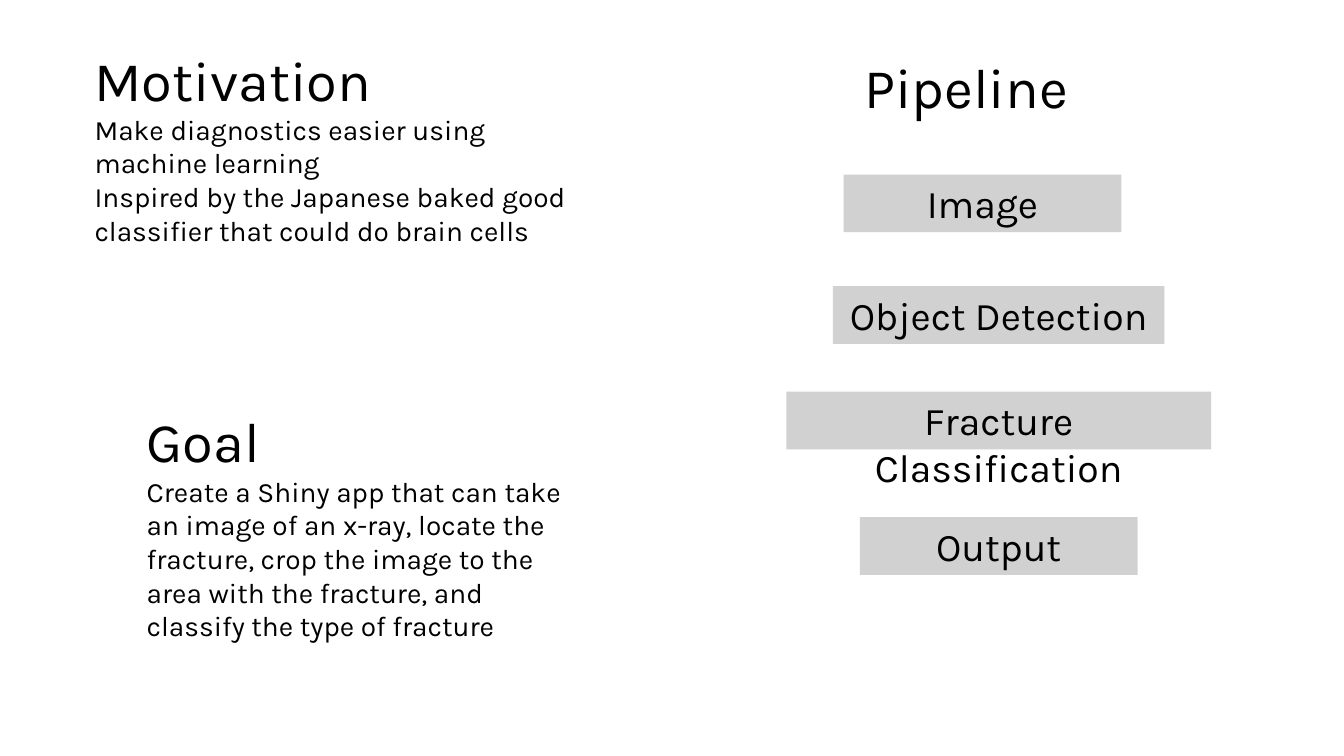
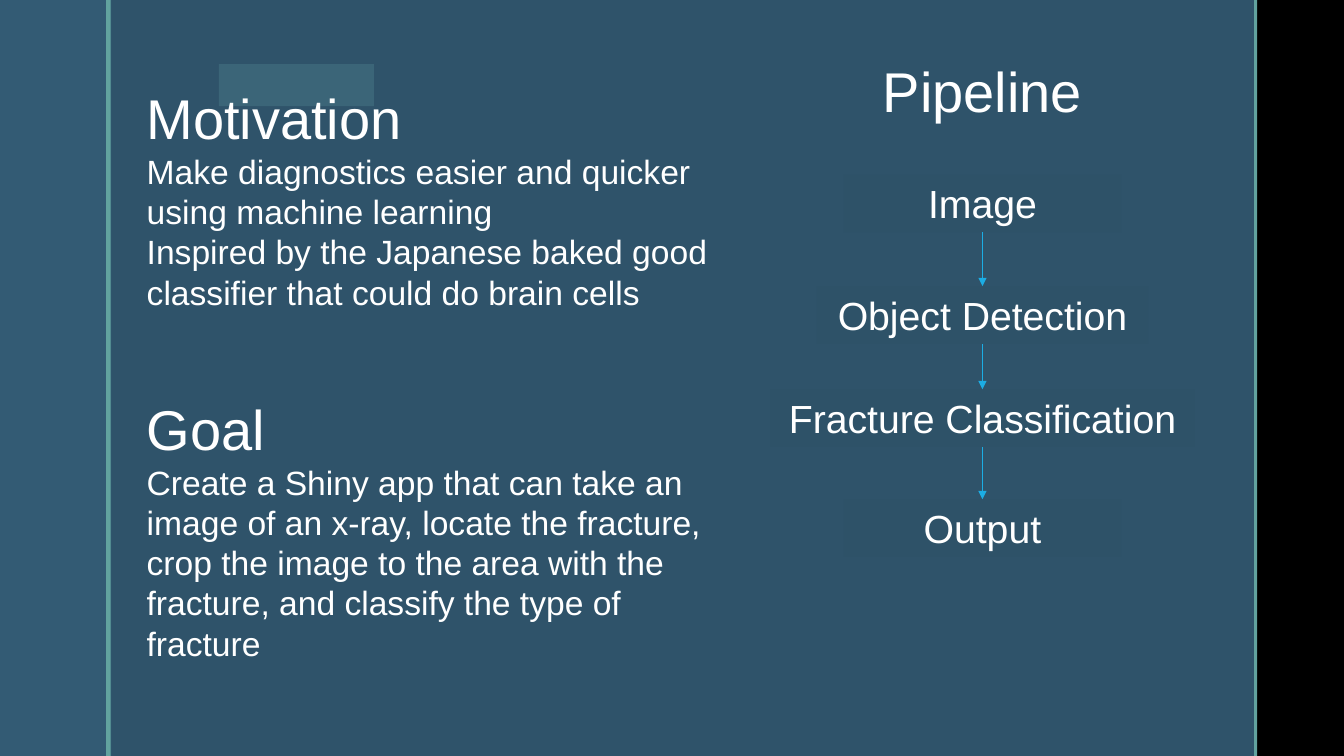
Before and after one commit to LiamKUL/MS6071Project, a slide deck: slide 2 of presentation/Presentaion.pptx. Drawn at 1344x756 pixels with LibreOffice and Linux fonts; fonts in the diff are those of the drawing; background and template pictures are left out. Boxes give left, top, right and bottom in pixels: in the first picture for what was removed or moved away, otherwise in the second. Text is boxed around its words. In the diff, an @@ line names an element or a change of style, - is before the commit and + after.

```diff
--- a/presentation/Presentaion.pptx
+++ b/presentation/Presentaion.pptx
@@ background #FFFFFF to picture (left out) @@
@@ rectangle added at (x1=0, y1=0, x2=106, y2=756), fill #335B74 @@
@@ rectangle added at (x1=106, y1=0, x2=111, y2=756), fill #62A39F @@
@@ rectangle added at (x1=111, y1=0, x2=1254, y2=756), fill #335B74 at 92% opacity @@
@@ rectangle added at (x1=1254, y1=0, x2=1257, y2=756), fill #62A39F @@
@@ text "Pipeline" moved from (x1=864, y1=69, x2=1068, y2=121) to (x1=883, y1=71, x2=1082, y2=121) @@
@@ text "Pipeline" at (x1=883, y1=71, x2=1082, y2=121): font Karla to Arial, text colour #000000 to #FFFFFF; alignment left to centre @@
@@ text "Motivation" moved from (x1=95, y1=62, x2=565, y2=242) to (x1=147, y1=98, x2=707, y2=306) @@
@@ rectangle added at (x1=219, y1=65, x2=374, y2=107), fill #3B6578 @@
@@ text added at (x1=242, y1=71, x2=287, y2=111), 18 pt, text #62A39F @@
+◤
@@ text at (x1=147, y1=98, x2=707, y2=306): font Karla to Arial, text colour #000000 to #FFFFFF in "Motivation", "Inspired by the Japanese baked good classifier ..."; size 20 to 24 pt in "Inspired by the Japanese baked good classifier ..." @@
@@ text at (x1=147, y1=159, x2=690, y2=231): text changed; size 20 to 24 pt; font Karla to Arial; text colour #000000 to #FFFFFF @@
-Make diagnostics easier using machine learning
+Make diagnostics easier and quicker using machine learning
@@ text "Image" moved from (x1=844, y1=174, x2=1122, y2=232) to (x1=928, y1=191, x2=1037, y2=226) @@
@@ arrow added from (983, 232) to (983, 286), #1CADE4 1.25 pt @@
@@ text "Object Detection" moved from (x1=833, y1=286, x2=1165, y2=344) to (x1=838, y1=301, x2=1127, y2=338) @@
@@ arrow added from (983, 344) to (983, 389), #1CADE4 1.25 pt @@
@@ text "Goal" moved from (x1=147, y1=423, x2=561, y2=643) to (x1=147, y1=409, x2=700, y2=657) @@
@@ text "Goal" at (x1=147, y1=409, x2=700, y2=657): font Karla to Arial, text colour #000000 to #FFFFFF, size 20 to 24 pt @@
@@ text "Fracture Classification" moved from (x1=786, y1=392, x2=1211, y2=450) to (x1=789, y1=404, x2=1176, y2=434) @@
@@ arrow added from (983, 447) to (983, 499), #1CADE4 1.25 pt @@
@@ font Karla to Arial, text colour #000000 to #FFFFFF; fill #D1D1D1 to none in 4 elements at (x1=928, y1=191, x2=1037, y2=226), (x1=838, y1=301, x2=1127, y2=338), (x1=789, y1=404, x2=1176, y2=434), (x1=924, y1=515, x2=1041, y2=551) @@
@@ text "Output" moved from (x1=860, y1=517, x2=1138, y2=575) to (x1=924, y1=515, x2=1041, y2=551) @@
```
Also in this commit, not shown: 3 other slides changed, 2 slides added, 3 slides removed, 4 other files.
